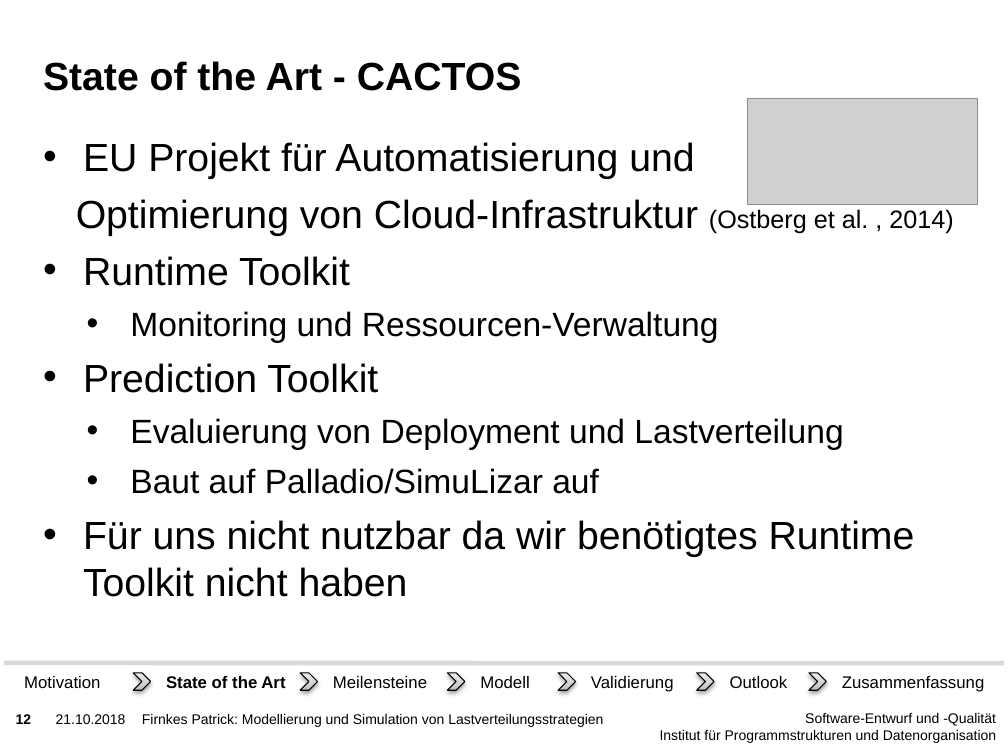
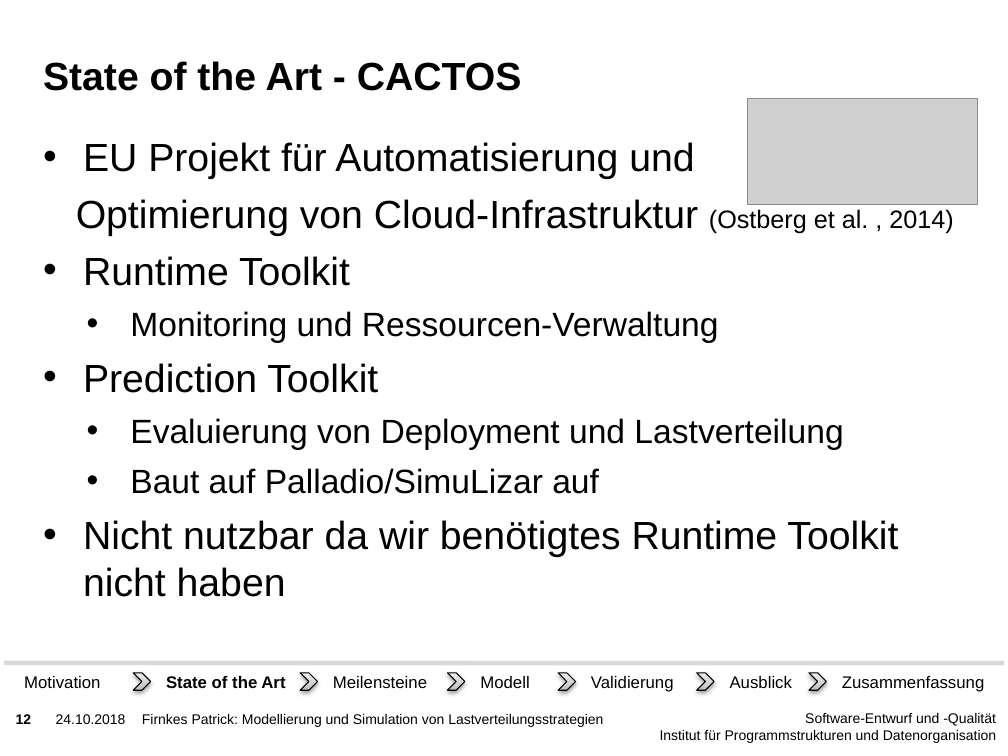
Before and after one commit to PatFirn/wlcg-loadbalancing, a slide deck: slide 12 of presentations/abschluss.pptx. Drawn at 1008x756 pixels with LibreOffice and Linux fonts; fonts in the diff are those of the drawing; grey boxes stand for pictures; background and template pictures are left out. Boxes give left, top, right and bottom in pixels: in the first picture for what was removed or moved away, otherwise in the second. Text is boxed around its words. In the diff, an @@ line names an element or a change of style, - is before the commit and + after.

```diff
--- a/presentations/abschluss.pptx
+++ b/presentations/abschluss.pptx
@@ text at <box>83,520,898,597</box>: text changed @@
-• Für uns nicht nutzbar da wir benötigtes Runtime Toolkit nicht haben
+• Nicht nutzbar da wir benötigtes Runtime Toolkit nicht haben
@@ text at <box>730,676,792,688</box>: text changed @@
-Outlook
+Ausblick
@@ text at <box>56,714,126,724</box>: text changed @@
-21.10.2018
+24.10.2018
```
Also in this commit, not shown: 31 other slides changed.
